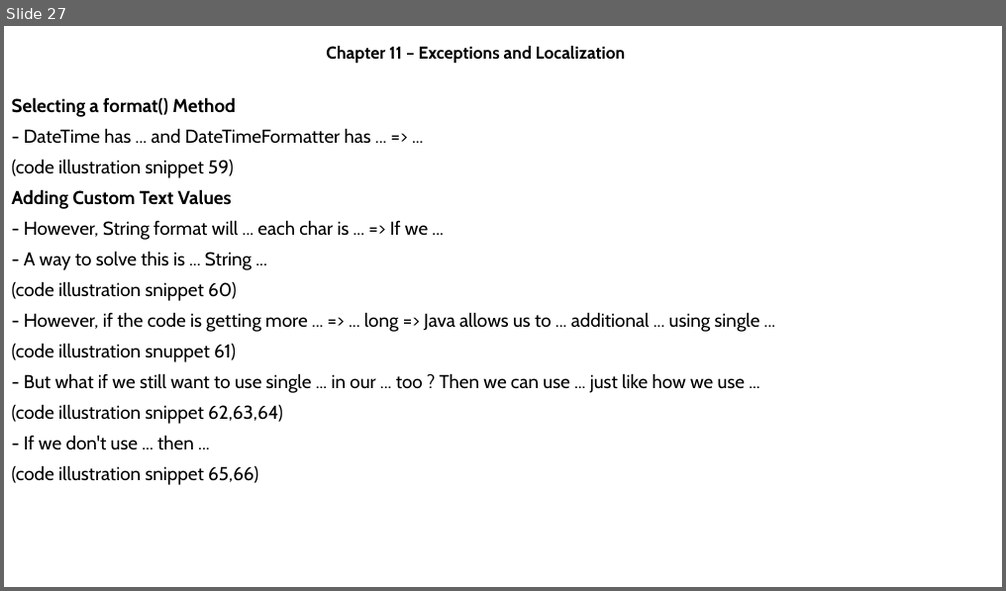
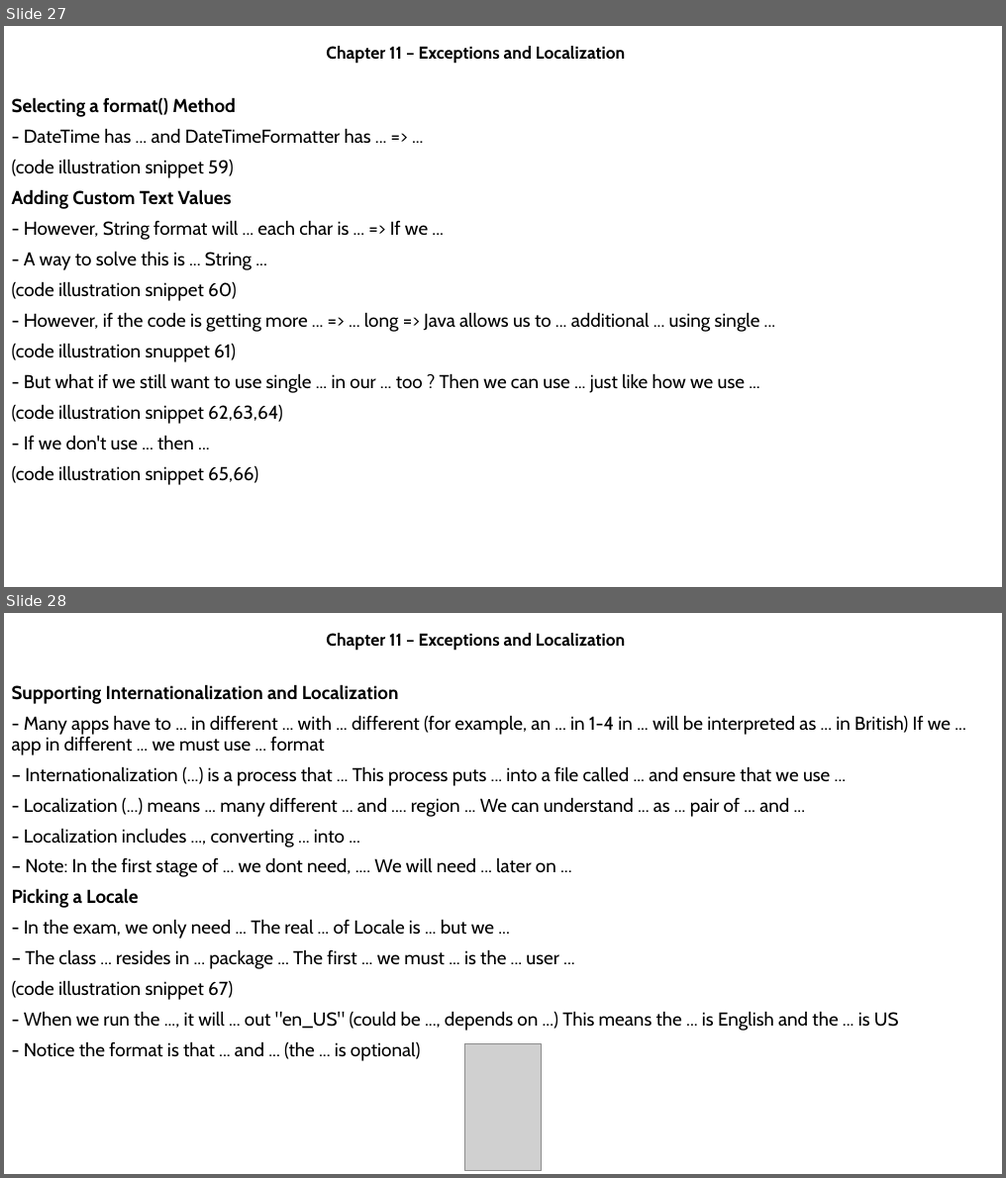
Before and after one commit to MaiDinhVinh/CS-Java, a slide deck: OCP17/Chapter 11 - Exceptions and Localization.pptx. Shown one above the other, each under a label of ours: slide 27 before the commit, slides 27 and 28 after it. The pictures are 1006x591 and 1006x1178 pixels, drawn with LibreOffice and Linux fonts; fonts in the diff are those of the drawing; grey boxes stand for pictures. Boxes give left, top, right and bottom in pixels: in the first picture for what was removed or moved away, otherwise in the second. Text is boxed around its words. In the diff, an @@ line names an element or a change of style, - is before the commit and + after.

```diff
--- a/OCP17/Chapter 11 - Exceptions and Localization.pptx
+++ b/OCP17/Chapter 11 - Exceptions and Localization.pptx
@@ slide 28 added at (4, 613, 1002, 1174), background #FFFFFF @@
@@ subtitle added at (326, 633, 625, 651), 16.6 pt, text #000000, bold @@
+Chapter 11 – Exceptions and Localization
@@ text added at (12, 684, 950, 1061), 18 pt, text #000000 @@
+Supporting Internationalization and Localization
+- Many apps have to ... in different ... with ... different (for example, an ... in 1-4 in ... will be interpreted as ... in British) If we ... app in different ... we must use ... format
+– Internationalization (...) is a process that ... This process puts ... into a file called ... and ensure that we use ...
+- Localization (...) means ... many different ... and .... region ... We can understand ... as ... pair of ... and ...
+- Localization includes ..., converting ... into ...
+– Note: In the first stage of ... we dont need, .... We will need ... later on ...
+Picking a Locale
+- In the exam, we only need ... The real ... of Locale is ... but we ...
+– The class ... resides in ... package ... The first ... we must ... is the ... user ...
+(code illustration snippet 67)
+- When we run the ..., it will ... out "en_US" (could be ..., depends on ...) This means the ... is English and the ... is US
+- Notice the format is that ... and ... (the ... is optional)
@@ picture added at (465, 1045, 541, 1170) @@
```
Also in this commit, not shown: 13 other slides added.
